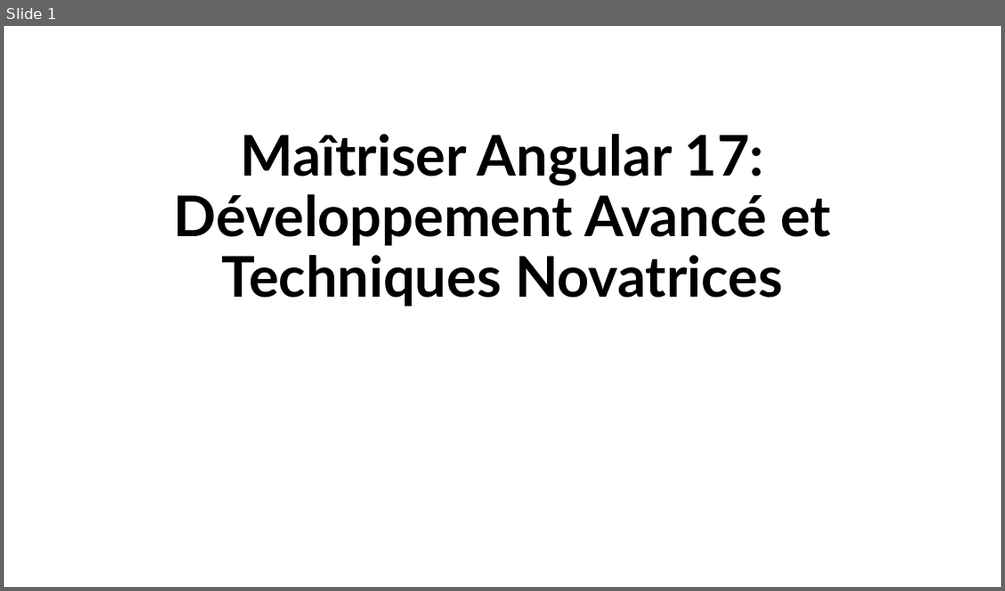
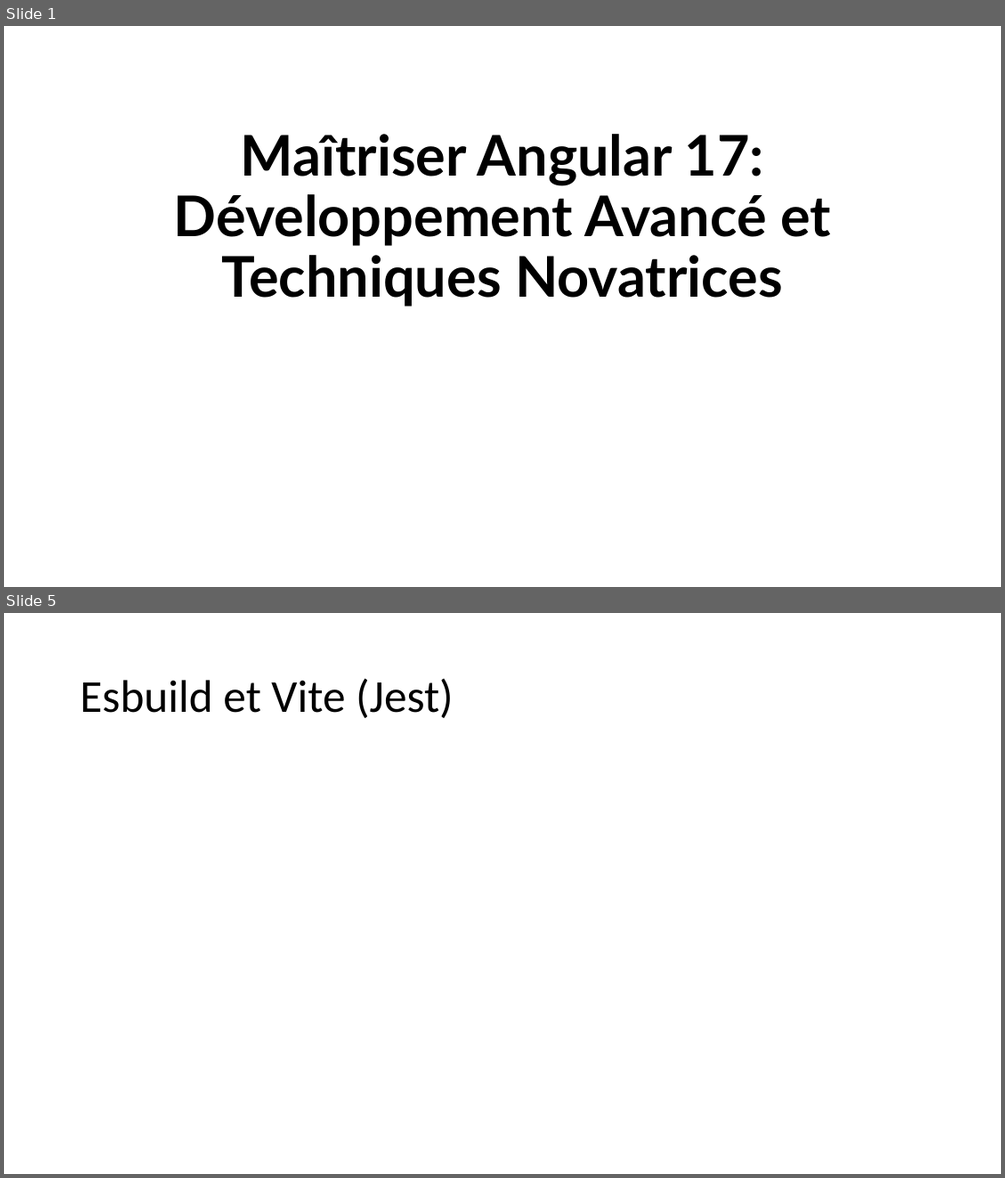
Before and after one commit to yatho/atelier-Angular17, a slide deck: Présentation.pptx. Shown one above the other, each under a label of ours: slide 1 before the commit, slides 1 and 5 after it; the slides between them are not shown. The pictures are 1005x591 and 1005x1178 pixels, drawn with LibreOffice and Linux fonts; fonts in the diff are those of the drawing. Boxes give left, top, right and bottom in pixels: in the first picture for what was removed or moved away, otherwise in the second. Text is boxed around its words. In the diff, an @@ line names an element or a change of style, - is before the commit and + after.

```diff
--- a/Présentation.pptx
+++ b/Présentation.pptx
@@ slide 5 added at <box>4,613,1001,1174</box>, background #FFFFFF @@
@@ title added at <box>80,678,453,718</box>, 44 pt, text #000000 @@
+Esbuild et Vite (Jest)
```
Also in this commit, not shown: 3 slides changed, 11 other slides added, 1 slide removed, 2 other files.
